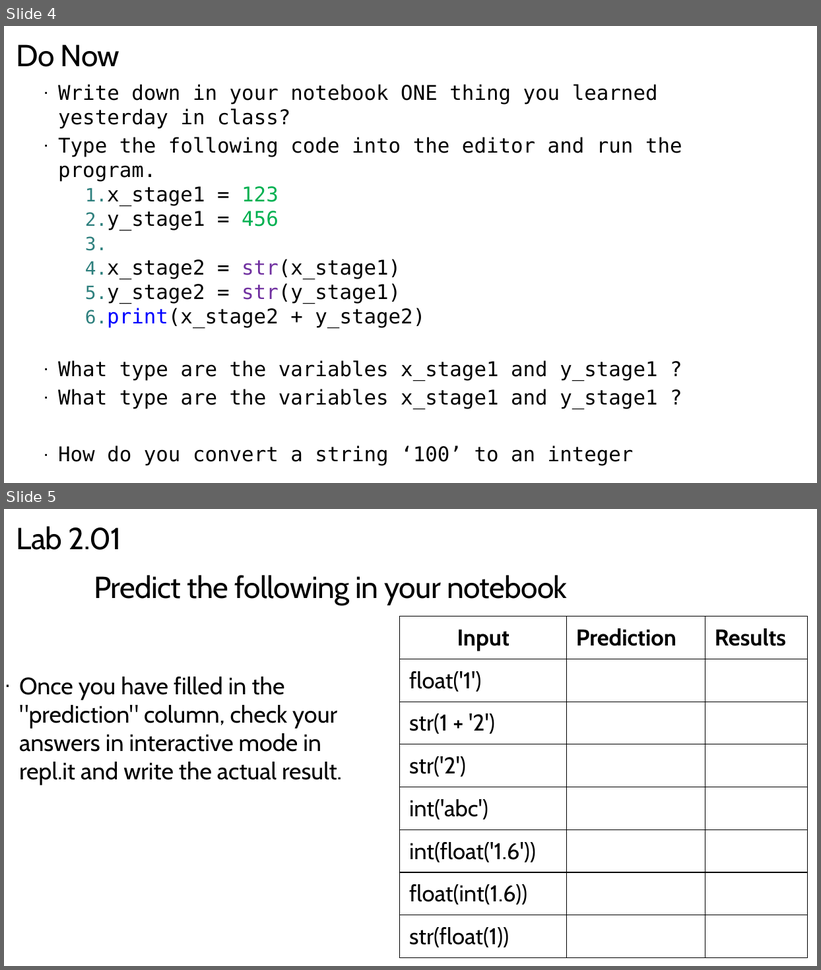
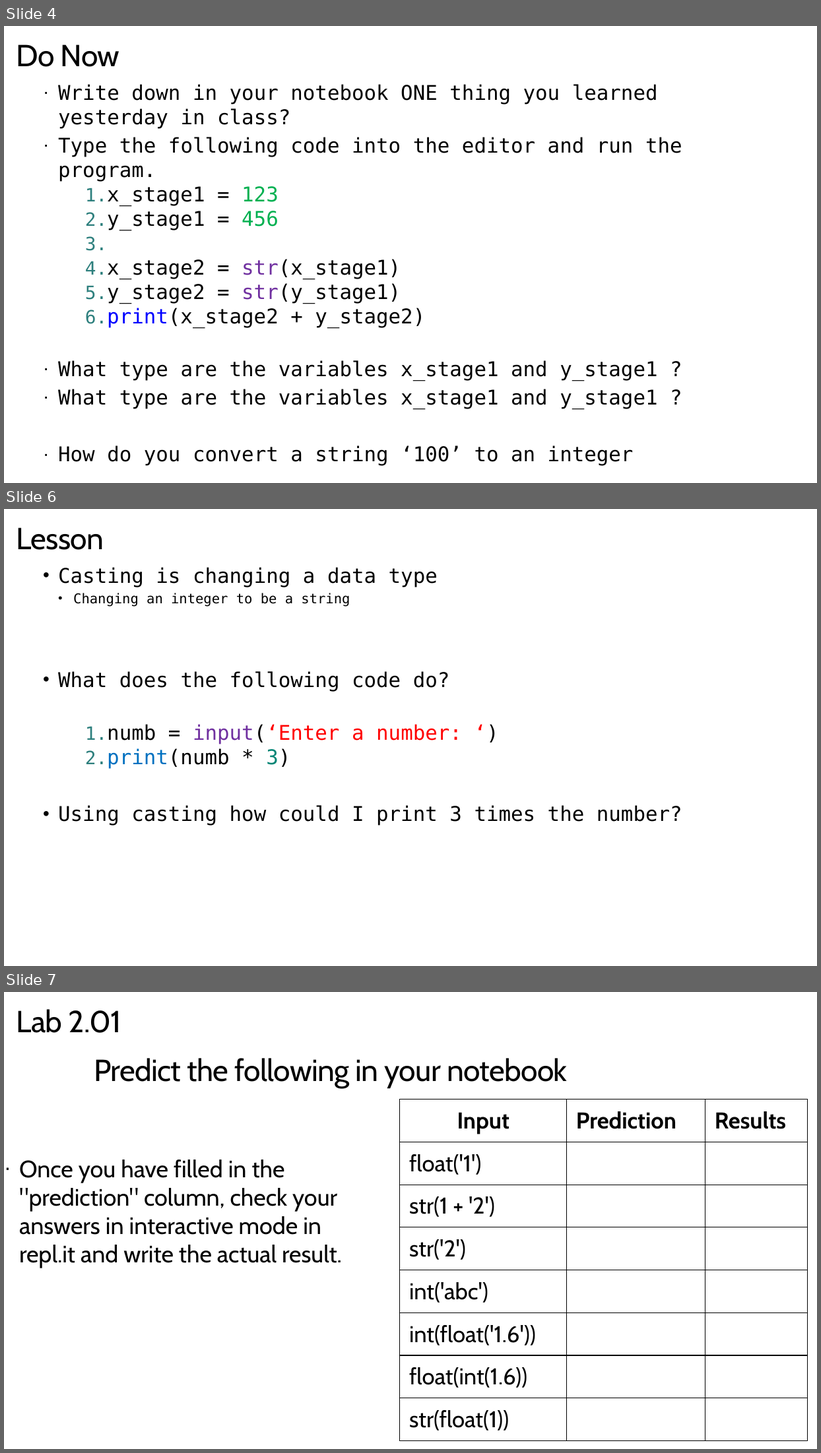
Before and after one commit to TEALSK12/2nd-semester-introduction-to-computer-science, a slide deck: units/2_unit/slidedecks/Intro Python 2.01 TEALS.pptx. Shown one above the other, each under a label of ours: slides 4 and 5 before the commit, slides 4, 6 and 7 after it; the slides between them are not shown. The pictures are 821x970 and 821x1453 pixels, drawn with LibreOffice and Linux fonts; fonts in the diff are those of the drawing; background and template pictures are left out. Boxes give left, top, right and bottom in pixels: in the first picture for what was removed or moved away, otherwise in the second. Text is boxed around its words. In the diff, an @@ line names an element or a change of style, - is before the commit and + after.

```diff
--- a/units/2_unit/slidedecks/Intro Python 2.01 TEALS.pptx
+++ b/units/2_unit/slidedecks/Intro Python 2.01 TEALS.pptx
@@ slide 6 added at bbox=[4, 509, 817, 966], background #FFFFFF @@
@@ title added at bbox=[17, 527, 104, 550], 36 pt, text #000000 @@
+Lesson
@@ text added at bbox=[58, 567, 682, 826], 24 pt, text #000000 @@
+• Casting is changing a data type
+  • Changing an integer to be a string
+• What does the following code do?
+1. numb = input(‘Enter a number: ‘)
+2. print(numb * 3)
+• Using casting how could I print 3 times the number?
@@ what was slide 5 is now slide 7 @@
```
Also in this commit, not shown: 2 slides changed, 1 other slide added, 6 other files.
